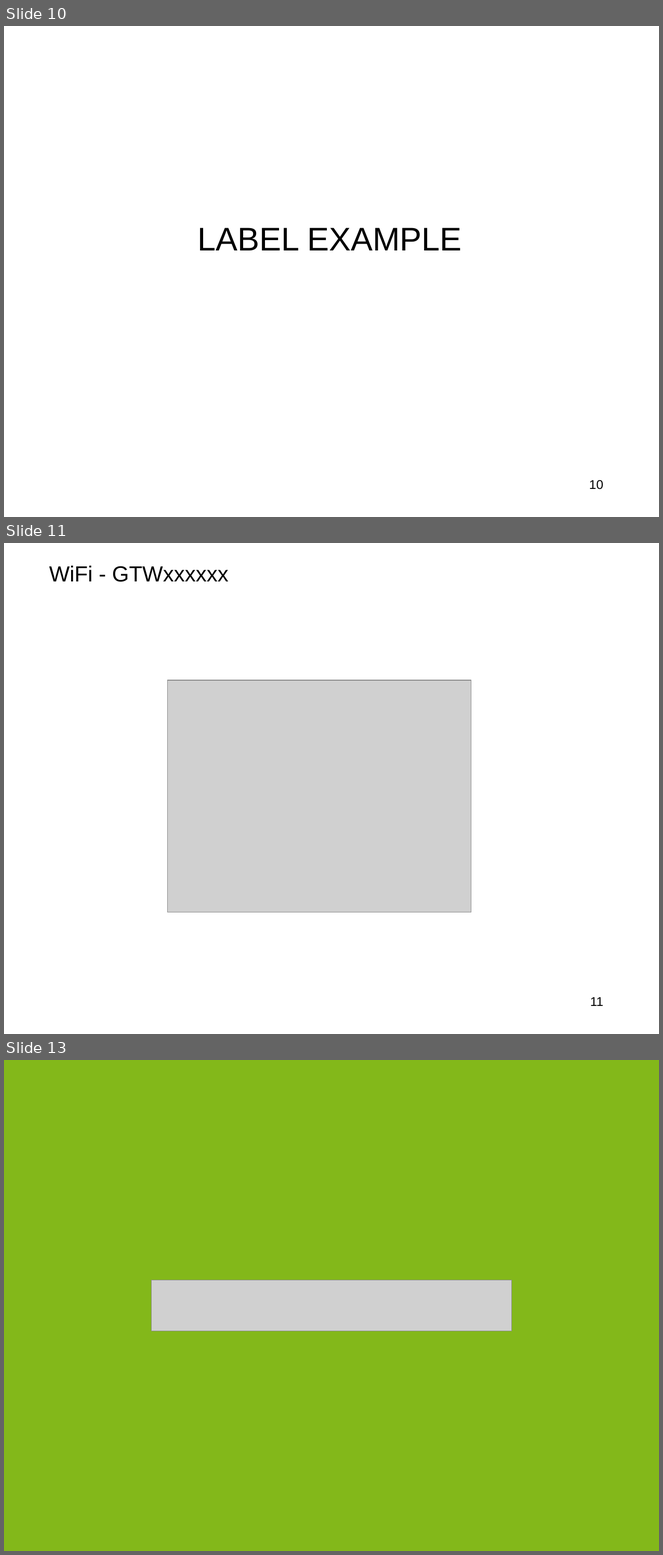
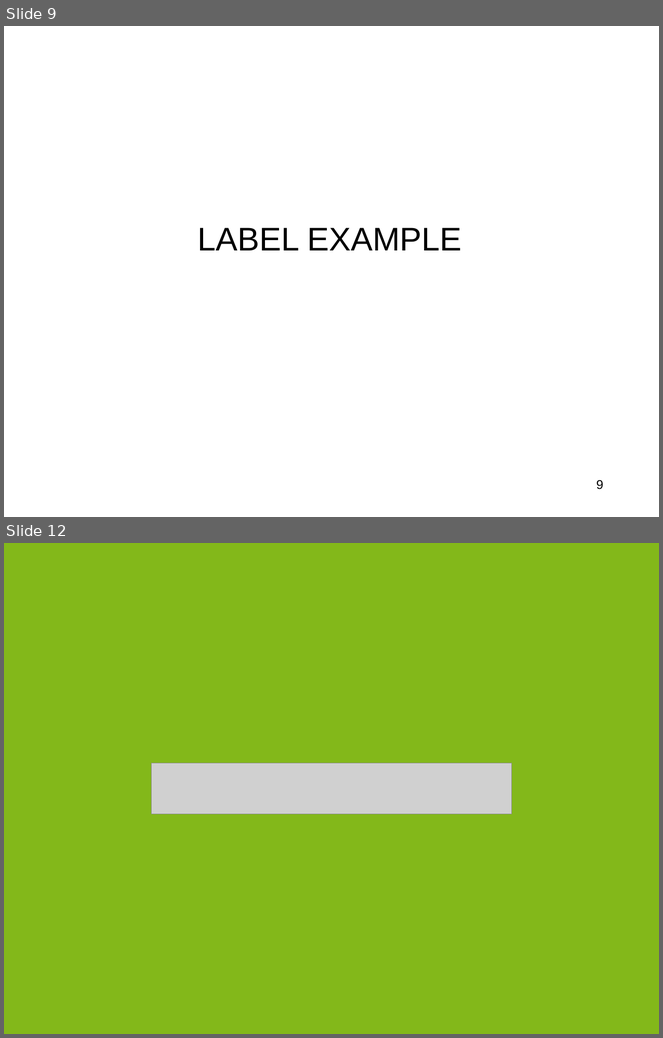
Before and after one commit to accarel/c780_carel_cloud_engine_binary, a slide deck: Documents/specs/GME_Labeling.ppt. Shown one above the other, each under a label of ours: slides 10, 11 and 13 before the commit, slides 9 and 12 after it; the slides between them are not shown. The pictures are 663x1555 and 663x1038 pixels, drawn with LibreOffice and Linux fonts; fonts in the diff are those of the drawing; grey boxes stand for pictures; background and template pictures are left out. Boxes give left, top, right and bottom in pixels: in the first picture for what was removed or moved away, otherwise in the second. Text is boxed around its words. In the diff, an @@ line names an element or a change of style, - is before the commit and + after.

```diff
--- a/Documents/specs/GME_Labeling.ppt
+++ b/Documents/specs/GME_Labeling.ppt
@@ slide 11 removed at [4,543,659,1034], background #FFFFFF @@
@@ text removed at [49,565,229,582] @@
-WiFi - GTWxxxxxx
@@ picture removed at [168,681,472,913] @@
@@ page number removed at [591,997,604,1006] @@
-11
@@ what was slide 10 is now slide 9 @@
@@ page number at [596,480,604,490]: text changed @@
-10
+9
@@ what was slide 13 is now slide 12 @@
```
Also in this commit, not shown: 3 slides changed, 2 slides added, 2 other slides removed, 1 other file.
